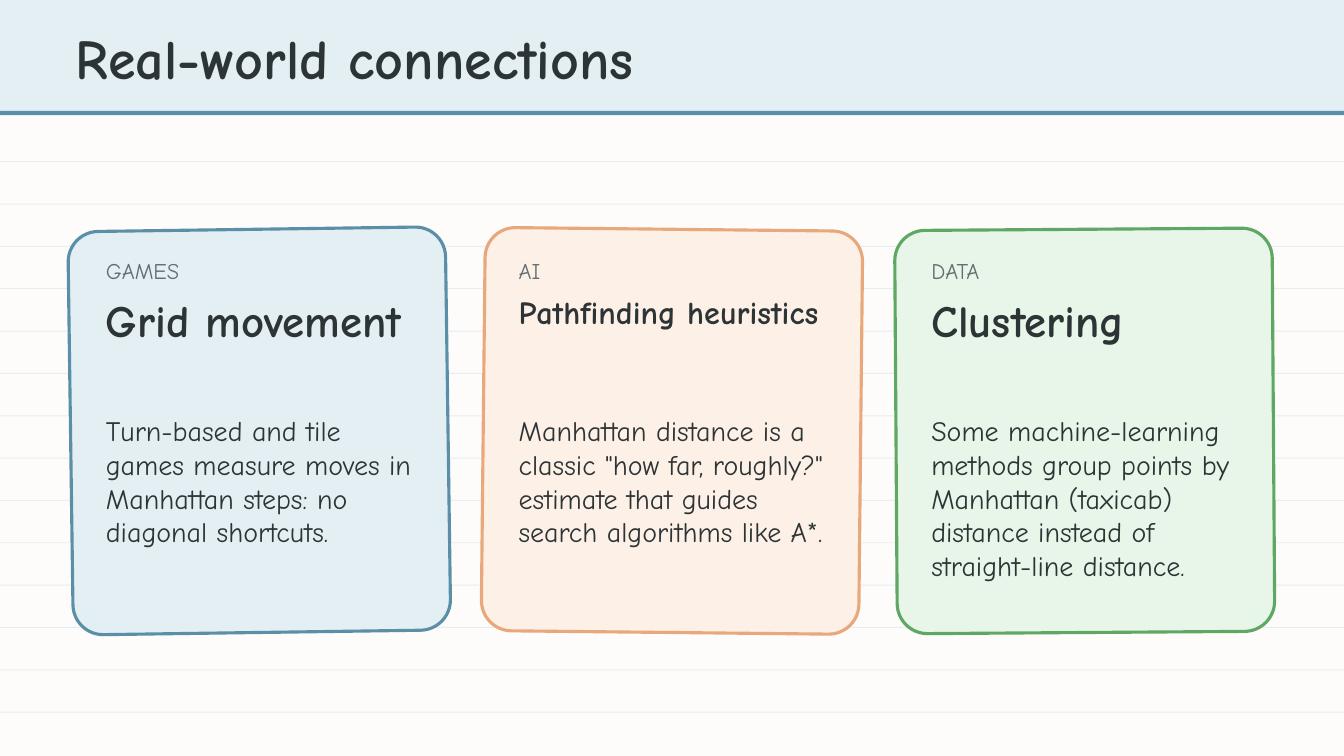
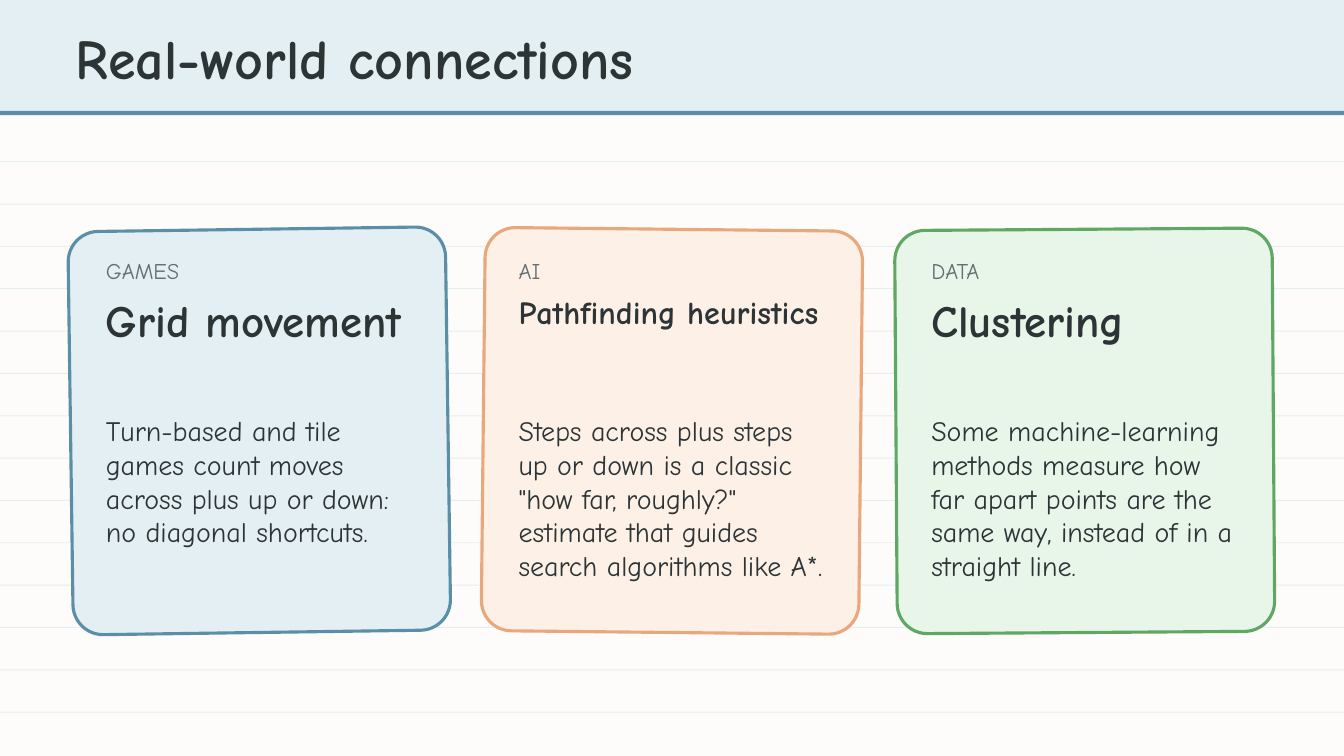
Before and after one commit to bradamiller/LearningPython, a slide deck: slide 28 of static/slides/module-04-manhattan/module-4-lesson-04-the-manhattan-algorithm.pptx. Drawn at 1344x756 pixels with LibreOffice and Linux fonts; fonts in the diff are those of the drawing. Boxes give left, top, right and bottom in pixels: in the first picture for what was removed or moved away, otherwise in the second. Text is boxed around its words. In the diff, an @@ line names an element or a change of style, - is before the commit and + after.

```diff
--- a/static/slides/module-04-manhattan/module-4-lesson-04-the-manhattan-algorithm.pptx
+++ b/static/slides/module-04-manhattan/module-4-lesson-04-the-manhattan-algorithm.pptx
@@ text at (106,422,389,548): text changed @@
-Turn-based and tile games measure moves in Manhattan steps: no diagonal shortcuts.
+Turn-based and tile games count moves across plus up or down: no diagonal shortcuts.
@@ text at (519,422,823,582): text changed @@
-Manhattan distance is a classic "how far, roughly?" estimate that guides search algorithms like A*.
+Steps across plus steps up or down is a classic "how far, roughly?" estimate that guides search algorithms like A*.
@@ text at (931,422,1232,582): text changed @@
-Some machine-learning methods group points by Manhattan (taxicab) distance instead of straight-line distance.
+Some machine-learning methods measure how far apart points are the same way, instead of in a straight line.
```
Also in this commit, not shown: 2 other slides changed, 19 other files.
